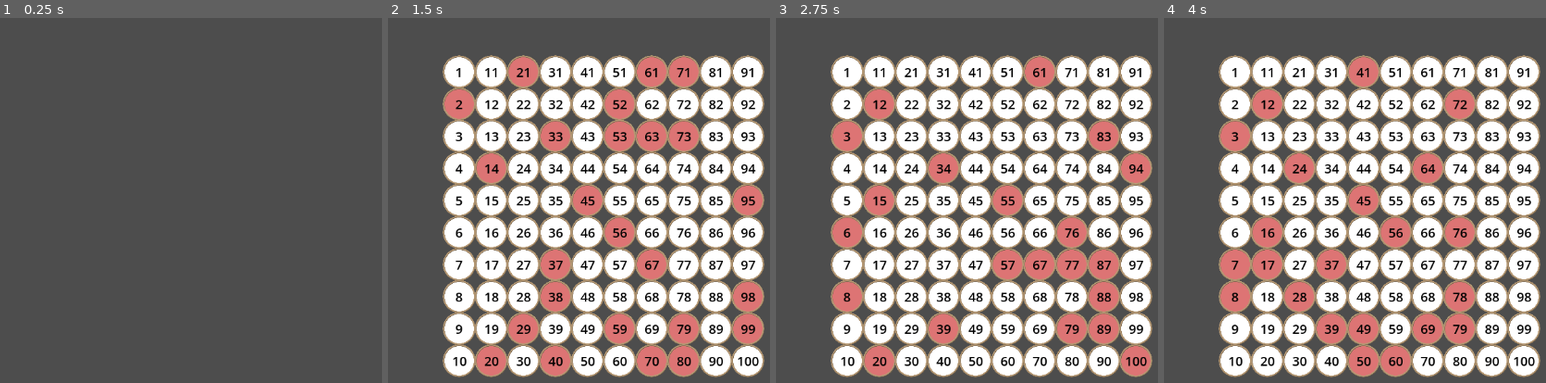
Above: before the commit, frames 1-4 (left to right).
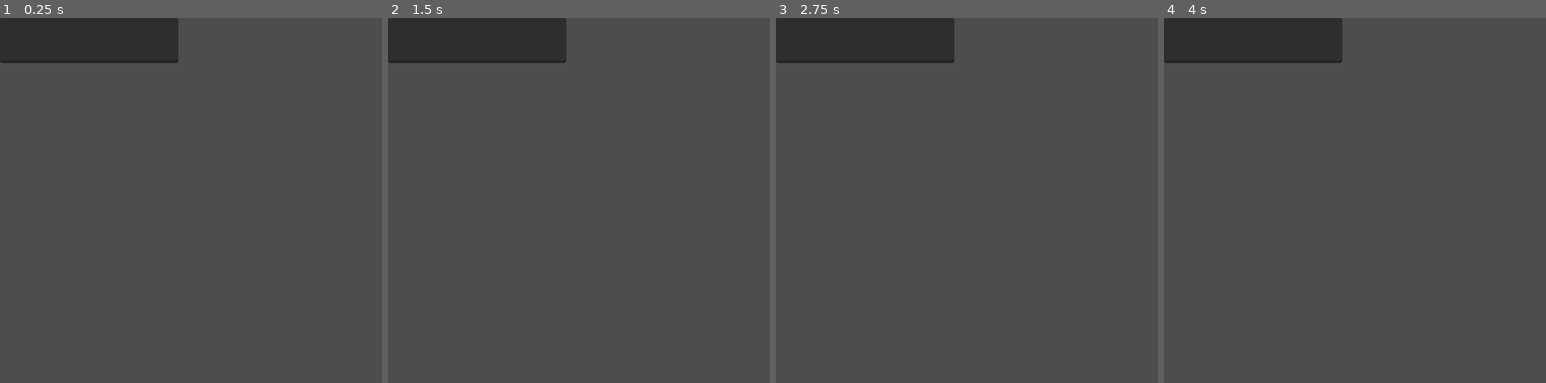
Above: after the commit, the same moments.

Repository: Maxwell-Lam/Graph-Testing
Game: Godot game, scene res://display.tscn
The game is run twice, just before and just after one commit, with the same random seed, the same clock (stepped at 60 frames per second) and the same inputs. Before the commit the project starts from res://Graph Test 3.tscn.
Inputs (mouse positions are in pixels of both pictures, inside the frame that each line leads up to):
- Up to frame 1 (0.25 s): no input
- Up to frame 2 (1.5 s): tap Enter at 0.5 s; move the mouse to (outside the picture) at 0.52 s; tap C at 0.6, 1.35 s; click (outside the picture) at 0.67 s; tap Space at 1.25 s; move the mouse to (460, 72) at 1.27 s; click (460, 72) at 1.42 s
- Up to frame 3 (2.75 s): tap Enter at 2 s; tap C at 2.1 s; click (848, 72) at 2.17 s
- Up to frame 4 (4 s): tap Space at 2.75 s; move the mouse to (1236, 105) at 2.77 s; tap C at 2.85, 3.6 s; click (1236, 105) at 2.92 s; tap Enter at 3.5 s; move the mouse to (1236, 72) at 3.52 s; click (1236, 72) at 3.67 s

The runs differ from the first frame. In frame 1, 5.7% of the frame differs, in the area x 0-47%, y 0-13%; in frame 2, 66%, in the area x 0-99%, y 0-99%; in frame 3, 65%; in frame 4, 65%.
Error before the commit: Invalid access to property or key 'id' on a base object of type 'Nil'. (res://node.gd:52)

Commit message:
Quick Save

Diff:
--- a/Voltorb Flip/Graph Test 3.gd
+++ b/Voltorb Flip/Graph Test 3.gd
@@ -1,7 +1,7 @@
 extends Node2D
 
 var counter := 0;
-var size := 10;
+var size := 5;
 
 var previousNode = null;
 var nextNode = null;
@@ -54,7 +54,6 @@
 			b.xCord = i;
 			b.yCord = j;
 			b.global_position = Vector2(i * 50, j * 50);
-
 			# Create Voltblip value
 			b.update_visual(randi_range(0, 3))
 
@@ -116,6 +115,7 @@
 
 	return(voltflipNodes)
 
+#Not being used.
 func connect_nodes(inputNode, inputPrevious):
 	var notVisited = inputNode.visited_neighbors();
 
--- /dev/null
+++ b/Voltorb Flip/display.tscn
@@ -0,0 +1,7 @@
+[gd_scene format=3 uid="uid://xw2lycwa7cis"]
+
+[node name="Node2D" type="Node2D"]
+
+[node name="TextEdit" type="TextEdit" parent="."]
+offset_right = 278.0
+offset_bottom = 70.0
--- a/Voltorb Flip/node.gd
+++ b/Voltorb Flip/node.gd
@@ -21,7 +21,8 @@
 
 # Called when the node enters the scene tree for the first time.
 func _ready() -> void:
-	$Label.set_text(str(id))
+	pass;#
+	#$Label.set_text(str(id))
 
 # Called every frame. 'delta' is the elapsed time since the previous frame.
 func _process(delta: float) -> void:
@@ -44,7 +45,6 @@
 	return($Label.text)
 
 func upgrade_text(inputText:int):
-	id = inputText
 	$Label.set_text(str(inputText));
 
 func _on_area_2d_input_event(viewport: Node, event: InputEvent, shape_idx: int) -> void:
@@ -68,5 +68,6 @@
 
 func update_visual(spriteValue : int) -> void:
 	nodeValue = spriteValue
+	upgrade_text(spriteValue)
 	if (nodeValue == 0):
 		$Sprite2D.frame = 1;
--- a/Voltorb Flip/project.godot
+++ b/Voltorb Flip/project.godot
@@ -11,7 +11,7 @@
 [application]
 
 config/name="Graph Test 3"
-run/main_scene="res://Graph Test 3.tscn"
+run/main_scene="res://display.tscn"
 config/features=PackedStringArray("4.3", "Mobile")
 config/icon="res://icon.svg"
 
